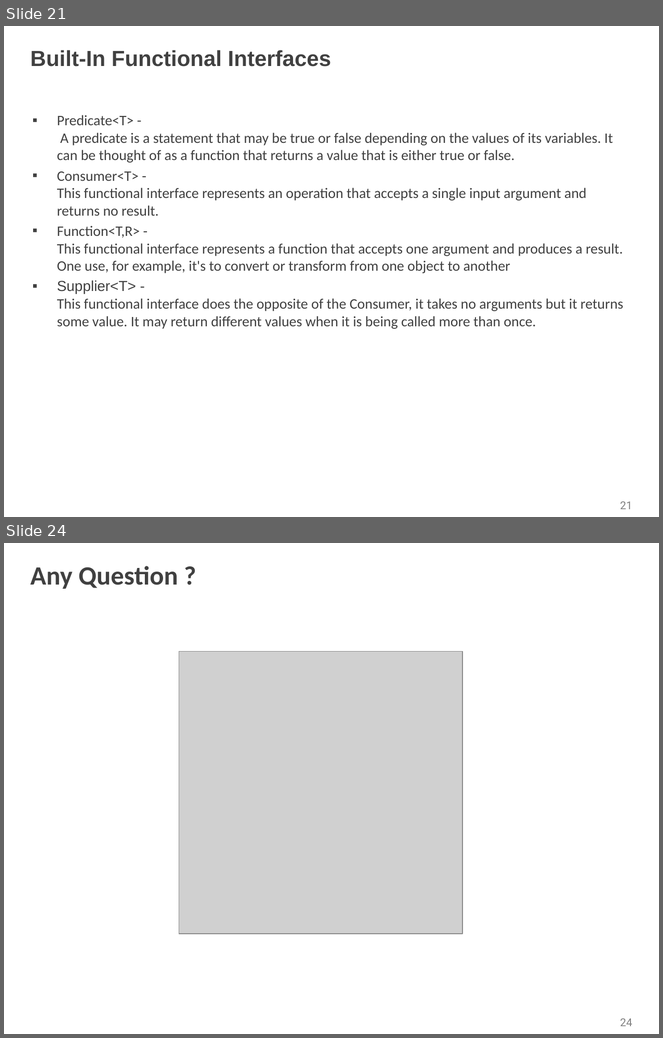
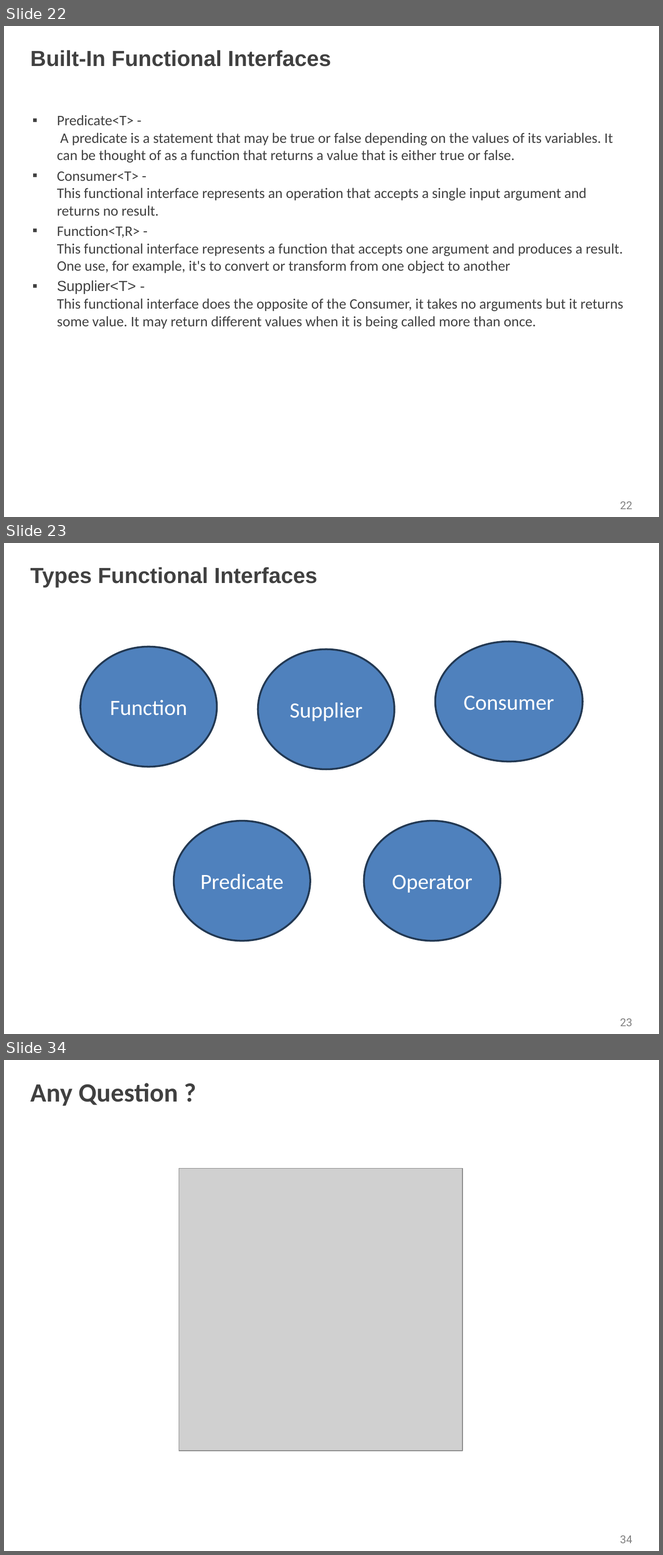
Before and after one commit to shalini06mittal/NCPIWS, a slide deck: ppt/Interfaces.pptx. Shown one above the other, each under a label of ours: slides 21 and 24 before the commit, slides 22, 23 and 34 after it; the slides between them are not shown. The pictures are 663x1038 and 663x1555 pixels, drawn with LibreOffice and Linux fonts; fonts in the diff are those of the drawing; grey boxes stand for pictures; background and template pictures are left out. Boxes give left, top, right and bottom in pixels: in the first picture for what was removed or moved away, otherwise in the second. Text is boxed around its words. In the diff, an @@ line names an element or a change of style, - is before the commit and + after.

Commit message:
interfaces

```diff
--- a/ppt/Interfaces.pptx
+++ b/ppt/Interfaces.pptx
@@ slide 23 added at bbox=[4, 543, 659, 1034], background picture (left out); not listed: 1 template element that a slide beside it also shows @@
@@ title added at bbox=[31, 567, 317, 587], 24 pt, text #404040, bold @@
+Types Functional Interfaces
@@ ellipse added at bbox=[80, 646, 217, 767], fill #4F81BD, outline #233953 2 pt, 24 pt, text #FFFFFF @@
+Function
@@ ellipse added at bbox=[258, 649, 395, 769], fill #4F81BD, outline #233953 2 pt, 24 pt, text #FFFFFF @@
+Supplier
@@ ellipse added at bbox=[435, 641, 583, 761], fill #4F81BD, outline #233953 2 pt, 24 pt, text #FFFFFF @@
+Consumer
@@ ellipse added at bbox=[174, 821, 310, 941], fill #4F81BD, outline #233953 2 pt, 24 pt, text #FFFFFF @@
+Predicate
@@ ellipse added at bbox=[364, 821, 501, 941], fill #4F81BD, outline #233953 2 pt, 24 pt, text #FFFFFF @@
+Operator
@@ what was slide 21 is now slide 22 @@
@@ page number at bbox=[620, 502, 633, 510]: text changed @@
-21
+22
@@ what was slide 24 is now slide 34 @@
@@ page number at bbox=[620, 1536, 633, 1544]: text changed @@
-24
+34
```
Also in this commit, not shown: 2 slides changed, 9 other slides added, 4 other files.
